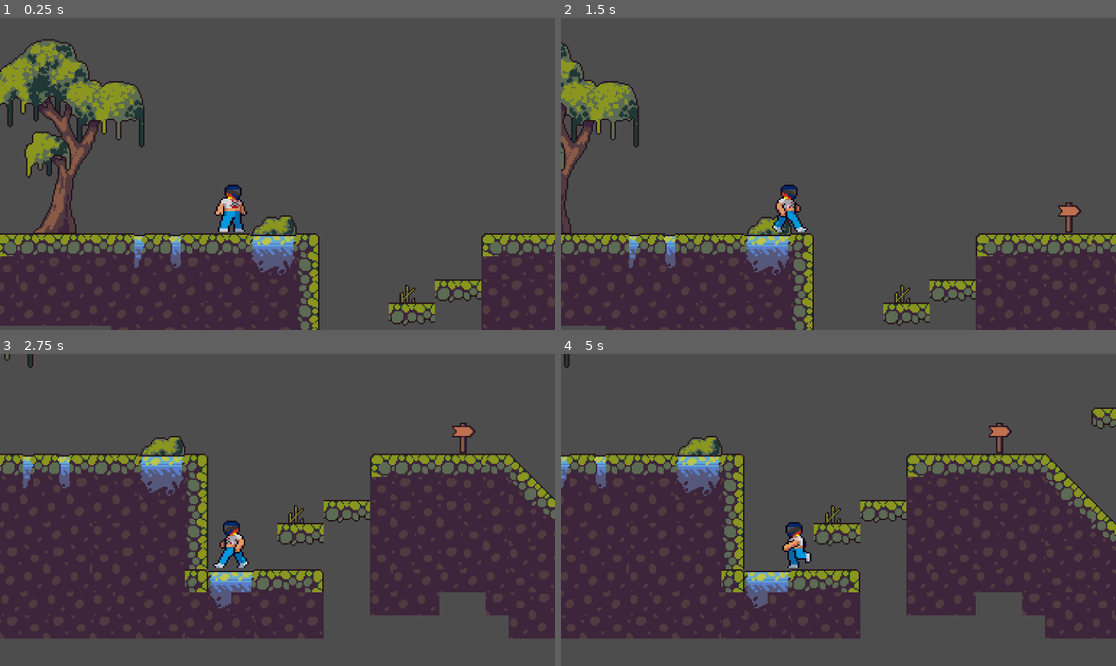
Above: before the commit, frames 1-4 (two rows, left to right).
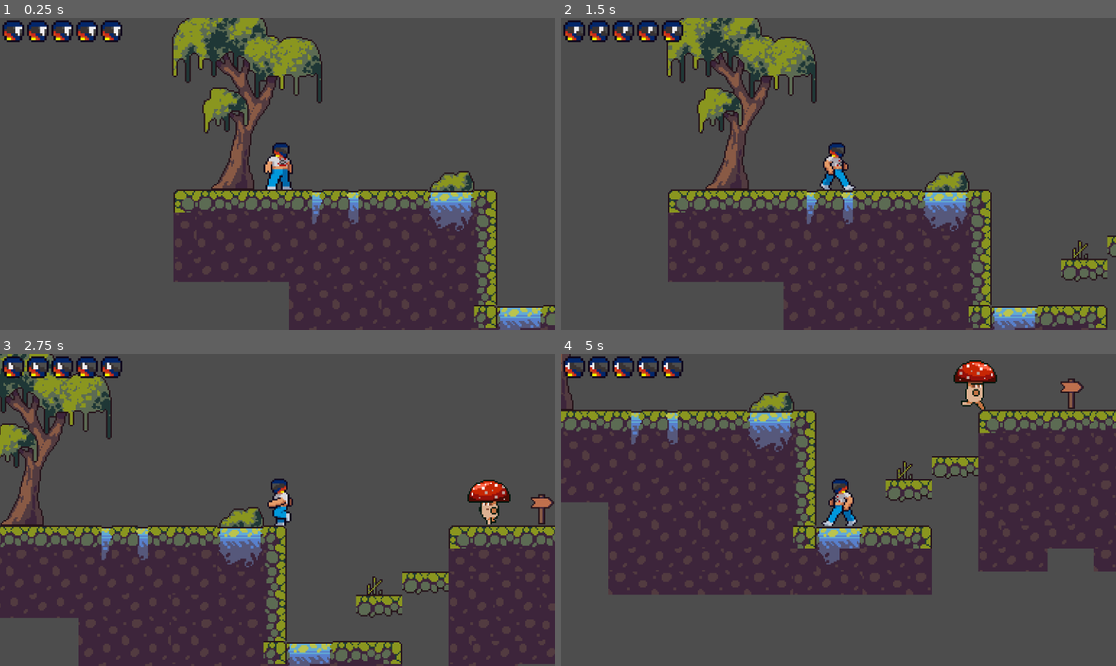
Above: after the commit, the same moments.

Repository: ThallesHR/MotoboiGame
Game: Godot game, scene res://personagens.tscn
The game is run twice, just before and just after one commit, with the same random seed, the same clock (stepped at 60 frames per second) and the same inputs.
Inputs:
- Up to frame 1 (0.25 s): no input
- Up to frame 2 (1.5 s): tap Enter (ui_accept) at 0.5, 0.77 s; hold Right (ui_right) from 0.53 s (still down)
- Up to frame 3 (2.75 s): tap Enter (ui_accept) at 1.52 s; release Right (ui_right) at 2.03 s; hold Left (ui_left) from 2.03 s (still down)
- Up to frame 4 (5 s): release Left (ui_left) at 2.78 s; hold Right (ui_right) 2.78-4.28 s; tap Enter (ui_accept) at 3.02, 3.77, 4.52 s; hold Left (ui_left) from 4.28 s (still down)

The runs differ from the first frame. In frame 1, 46% of the frame differs, in the area x 0-100%, y 0-100%; in frame 2, 43%; in frame 3, 40%; in frame 4, 44%.

Commit message:
new life system

Diff:
--- /dev/null
+++ b/motoboi estavel/godotgame-main/gui/hearth.gd
@@ -0,0 +1,14 @@
+extends Panel
+@onready var sprite = $AnimatedSprite2D
+func _ready():
+	sprite.play("hearth_max")
+
+func update(whole:bool):
+	if whole: sprite.play("hearth_max")
+	else:
+		sprite.play("hearth_damage")
+		await sprite.animation_finished
+		sprite.play("hearth_nolife")
+
+func set_empty():
+	sprite.play("hearth_nolife")
--- /dev/null
+++ b/motoboi estavel/godotgame-main/gui/hearth.tscn
@@ -0,0 +1,80 @@
+[gd_scene load_steps=14 format=3 uid="uid://djataakiii0sc"]
+
+[ext_resource type="Texture2D" uid="uid://b1py05scpx52g" path="res://gui/hearths/hearths0.png" id="1_h3v0s"]
+[ext_resource type="Script" uid="uid://dnmo2i8v8pdpf" path="res://gui/hearth.gd" id="1_tkmg8"]
+[ext_resource type="Texture2D" uid="uid://chp2imrgbg6vq" path="res://gui/hearths/hurt/hurt0.png" id="2_rv0x0"]
+[ext_resource type="Texture2D" uid="uid://bwi336vyiss3s" path="res://gui/hearths/hearths1.png" id="2_tkmg8"]
+[ext_resource type="Texture2D" uid="uid://cfdkmb4o77koa" path="res://gui/hearths/hearths2.png" id="3_uhafw"]
+[ext_resource type="Texture2D" uid="uid://c64d4xs6kwxfk" path="res://gui/hearths/hurt/hurt1.png" id="3_urj0l"]
+[ext_resource type="Texture2D" uid="uid://di4yajujrf10b" path="res://gui/hearths/hurt/hurt2.png" id="4_vd5w1"]
+[ext_resource type="Texture2D" uid="uid://fa7j6prxcnwm" path="res://gui/hearths/hearths3.png" id="4_vupku"]
+[ext_resource type="Texture2D" uid="uid://dpufg24np1kkm" path="res://gui/hearths/hearths4.png" id="5_0v6iq"]
+[ext_resource type="Texture2D" uid="uid://bmedaumx1pooj" path="res://gui/hearths/hurt/hurt3.png" id="5_76wgm"]
+[ext_resource type="Texture2D" uid="uid://qlomh7shqs80" path="res://gui/hearths/hurt/hurt4.png" id="6_o55n2"]
+[ext_resource type="Texture2D" uid="uid://b8usv8v84i8rk" path="res://gui/hearths/nolife.png" id="12_urj0l"]
+
+[sub_resource type="SpriteFrames" id="SpriteFrames_3ai6f"]
+animations = [{
+"frames": [{
+"duration": 1.0,
+"texture": ExtResource("2_rv0x0")
+}, {
+"duration": 1.0,
+"texture": ExtResource("3_urj0l")
+}, {
+"duration": 1.0,
+"texture": ExtResource("4_vd5w1")
+}, {
+"duration": 1.0,
+"texture": ExtResource("5_76wgm")
+}, {
+"duration": 1.0,
+"texture": ExtResource("6_o55n2")
+}],
+"loop": false,
+"name": &"hearth_damage",
+"speed": 4.0
+}, {
+"frames": [{
+"duration": 1.0,
+"texture": ExtResource("1_h3v0s")
+}, {
+"duration": 1.0,
+"texture": ExtResource("2_tkmg8")
+}, {
+"duration": 1.0,
+"texture": ExtResource("3_uhafw")
+}, {
+"duration": 1.0,
+"texture": ExtResource("4_vupku")
+}, {
+"duration": 1.0,
+"texture": ExtResource("5_0v6iq")
+}],
+"loop": true,
+"name": &"hearth_max",
+"speed": 5.0
+}, {
+"frames": [{
+"duration": 1.0,
+"texture": ExtResource("12_urj0l")
+}],
+"loop": true,
+"name": &"hearth_nolife",
+"speed": 5.0
+}]
+
+[node name="HearthGui" type="Panel"]
+self_modulate = Color(1, 1, 1, 0)
+custom_minimum_size = Vector2(11, 11)
+offset_right = 11.0
+offset_bottom = 11.0
+script = ExtResource("1_tkmg8")
+
+[node name="AnimatedSprite2D" type="AnimatedSprite2D" parent="."]
+scale = Vector2(4.5833335, 4.5833335)
+sprite_frames = SubResource("SpriteFrames_3ai6f")
+animation = &"hearth_damage"
+frame = 4
+frame_progress = 1.0
+centered = false
--- /dev/null
+++ b/motoboi estavel/godotgame-main/gui/hearts_container.gd
@@ -0,0 +1,30 @@
+extends HBoxContainer
+@onready var HeartGuiClass = preload("res://gui/hearth.tscn")
+var _current_value: int = 0
+
+func SetMaxHearths(maxv:int):
+	for i in range(maxv):
+		var heart = HeartGuiClass.instantiate()
+		add_child(heart)
+	_current_value = maxv
+
+func UpdateHearts(currentv:int):
+	var Hearts =get_children()
+	var previous_value = _current_value
+
+	if currentv == previous_value:
+		return
+	if currentv > previous_value:
+		for i in range(previous_value,currentv):
+			Hearts[i].update(true)
+
+	else:
+		var heart_index_to_animate = previous_value - 1
+		Hearts[heart_index_to_animate].update(false)
+
+
+		for i in range(previous_value - 2, currentv - 1, -1):
+			Hearts[i].set_empty()
+
+
+	_current_value = currentv
--- /dev/null
+++ b/motoboi estavel/godotgame-main/gui/hearts_container.tscn
@@ -0,0 +1,10 @@
+[gd_scene load_steps=2 format=3 uid="uid://c7ae4moqitd3y"]
+
+[ext_resource type="Script" uid="uid://bye3hbdcvvhgw" path="res://gui/hearts_container.gd" id="1_skrqm"]
+
+[node name="heartsContainer" type="HBoxContainer"]
+layout_direction = 2
+offset_right = 255.0
+offset_bottom = 53.0
+theme_override_constants/separation = 40
+script = ExtResource("1_skrqm")
--- /dev/null
+++ b/motoboi estavel/godotgame-main/mushroom.gd
@@ -0,0 +1,98 @@
+extends CharacterBody2D
+var gravidade = ProjectSettings.get_setting("physics/2d/default_gravity")
+enum Estados{
+	PATRULHA,CACADA
+}
+var velocidade :float = 20.0
+var aceleracao: float = 20
+var estado_atual = Estados.PATRULHA
+var velocidade_maxima_x: float = 80.0
+var direcao = -1
+var player :CharacterBody2D = null
+@onready var AreaPlayer:Area2D = $Area2D
+@onready var timer:Timer = $Timer
+@onready var timerVira:Timer = $Timer2
+@onready var sprite:AnimatedSprite2D = $AnimatedSprite2D
+var pode_virar: bool = true
+func _ready():
+	$AnimatedSprite2D.play("idle_mush")
+func _physics_process(delta):
+	if not is_on_floor():
+		velocity.y += gravidade *delta
+	if estado_atual == Estados.PATRULHA:
+		patrulha()
+	elif estado_atual == Estados.CACADA:
+		cacada()
+
+	move_and_slide()
+
+func patrulha():
+		if estado_atual == Estados.PATRULHA:
+			if is_on_wall()and pode_virar == true:
+				direcao *= -1
+				pode_virar = false
+				$Timer2.start()
+			velocity.x = direcao * velocidade
+			if direcao == 1:
+				sprite.flip_h = true
+			if direcao == -1:
+				sprite.flip_h = false
+
+			$AnimatedSprite2D.play("run_mush")
+
+
+func _on_timer_timeout():
+	direcao = direcao * -1
+	estado_atual = Estados.PATRULHA
+	timer.start()
+
+
+func _on_timer_2_timeout():
+	pode_virar = true
+
+func cacada():
+	if estado_atual == Estados.CACADA:
+		if player == null:
+			estado_atual = Estados.PATRULHA
+			return
+
+		timer.stop()
+
+		var pos_inimigo = self.global_position
+		var pos_player = player.global_position
+		var vetor_direcao = pos_player - pos_inimigo
+		var direcao_calculada = sign(vetor_direcao.x)
+
+		print("==================")
+		print("Pos Player: ", pos_player.x)
+		print("Pos Inimigo: ", pos_inimigo.x)
+		print("Vetor (Player - Inimigo): ", vetor_direcao.x)
+		print("DIREÇÃO FINAL CALCULADA: ", direcao_calculada)
+
+		if direcao_calculada != 0:
+			direcao = direcao_calculada
+
+
+		velocity.x = direcao * velocidade_maxima_x
+		if direcao == 1:
+			sprite.flip_h = true
+		elif direcao == -1:
+				sprite.flip_h = false
+
+		$AnimatedSprite2D.play("run_mush")
+
+
+
+func _on_area_2d_body_entered(body):
+	if body.is_in_group("Player"):
+		print("Entrou na area")
+		player = body
+		estado_atual = Estados.CACADA
+
+
+
+func _on_area_2d_body_exited(body):
+	if body == player:
+		print("Saiu da area")
+		player = null
+		estado_atual = Estados.PATRULHA
--- /dev/null
+++ b/motoboi estavel/godotgame-main/mushroom.tscn
@@ -0,0 +1,164 @@
+[gd_scene load_steps=22 format=3 uid="uid://b2rbuum3im4b8"]
+
+[ext_resource type="Script" uid="uid://rr2g55f8xre" path="res://mushroom.gd" id="1_jg55k"]
+[ext_resource type="Texture2D" uid="uid://gs8gc8cjqt3g" path="res://monsters/Mushroom-Idle.png" id="1_ke5i0"]
+[ext_resource type="Texture2D" uid="uid://cuu5cb6cjwuew" path="res://monsters/Mushroom-Run.png" id="2_pl5ep"]
+
+[sub_resource type="AtlasTexture" id="AtlasTexture_jg55k"]
+atlas = ExtResource("1_ke5i0")
+region = Rect2(0, 0, 80, 64)
+
+[sub_resource type="AtlasTexture" id="AtlasTexture_4gvq0"]
+atlas = ExtResource("1_ke5i0")
+region = Rect2(80, 0, 80, 64)
+
+[sub_resource type="AtlasTexture" id="AtlasTexture_5rjv2"]
+atlas = ExtResource("1_ke5i0")
+region = Rect2(160, 0, 80, 64)
+
+[sub_resource type="AtlasTexture" id="AtlasTexture_uxf4e"]
+atlas = ExtResource("1_ke5i0")
+region = Rect2(240, 0, 80, 64)
+
+[sub_resource type="AtlasTexture" id="AtlasTexture_jokqs"]
+atlas = ExtResource("1_ke5i0")
+region = Rect2(320, 0, 80, 64)
+
+[sub_resource type="AtlasTexture" id="AtlasTexture_6byal"]
+atlas = ExtResource("1_ke5i0")
+region = Rect2(400, 0, 80, 64)
+
+[sub_resource type="AtlasTexture" id="AtlasTexture_wr5pi"]
+atlas = ExtResource("1_ke5i0")
+region = Rect2(480, 0, 80, 64)
+
+[sub_resource type="AtlasTexture" id="AtlasTexture_mbs7r"]
+atlas = ExtResource("2_pl5ep")
+region = Rect2(0, 0, 80, 64)
+
+[sub_resource type="AtlasTexture" id="AtlasTexture_7gwmg"]
+atlas = ExtResource("2_pl5ep")
+region = Rect2(80, 0, 80, 64)
+
+[sub_resource type="AtlasTexture" id="AtlasTexture_eeiv3"]
+atlas = ExtResource("2_pl5ep")
+region = Rect2(160, 0, 80, 64)
+
+[sub_resource type="AtlasTexture" id="AtlasTexture_11t0p"]
+atlas = ExtResource("2_pl5ep")
+region = Rect2(240, 0, 80, 64)
+
+[sub_resource type="AtlasTexture" id="AtlasTexture_fco54"]
+atlas = ExtResource("2_pl5ep")
+region = Rect2(320, 0, 80, 64)
+
+[sub_resource type="AtlasTexture" id="AtlasTexture_8qj5l"]
+atlas = ExtResource("2_pl5ep")
+region = Rect2(400, 0, 80, 64)
+
+[sub_resource type="AtlasTexture" id="AtlasTexture_maw5c"]
+atlas = ExtResource("2_pl5ep")
+region = Rect2(480, 0, 80, 64)
+
+[sub_resource type="AtlasTexture" id="AtlasTexture_awyqj"]
+atlas = ExtResource("2_pl5ep")
+region = Rect2(560, 0, 80, 64)
+
+[sub_resource type="SpriteFrames" id="SpriteFrames_3ovua"]
+animations = [{
+"frames": [{
+"duration": 1.0,
+"texture": SubResource("AtlasTexture_jg55k")
+}, {
+"duration": 1.0,
+"texture": SubResource("AtlasTexture_4gvq0")
+}, {
+"duration": 1.0,
+"texture": SubResource("AtlasTexture_5rjv2")
+}, {
+"duration": 1.0,
+"texture": SubResource("AtlasTexture_uxf4e")
+}, {
+"duration": 1.0,
+"texture": SubResource("AtlasTexture_jokqs")
+}, {
+"duration": 1.0,
+"texture": SubResource("AtlasTexture_6byal")
+}, {
+"duration": 1.0,
+"texture": SubResource("AtlasTexture_wr5pi")
+}],
+"loop": true,
+"name": &"idle_mush",
+"speed": 5.0
+}, {
+"frames": [{
+"duration": 1.0,
+"texture": SubResource("AtlasTexture_mbs7r")
+}, {
+"duration": 1.0,
+"texture": SubResource("AtlasTexture_7gwmg")
+}, {
+"duration": 1.0,
+"texture": SubResource("AtlasTexture_eeiv3")
+}, {
+"duration": 1.0,
+"texture": SubResource("AtlasTexture_11t0p")
+}, {
+"duration": 1.0,
+"texture": SubResource("AtlasTexture_fco54")
+}, {
+"duration": 1.0,
+"texture": SubResource("AtlasTexture_8qj5l")
+}, {
+"duration": 1.0,
+"texture": SubResource("AtlasTexture_maw5c")
+}, {
+"duration": 1.0,
+"texture": SubResource("AtlasTexture_awyqj")
+}],
+"loop": true,
+"name": &"run_mush",
+"speed": 5.0
+}]
+
+[sub_resource type="CapsuleShape2D" id="CapsuleShape2D_c6upu"]
+radius = 14.0
+
+[sub_resource type="RectangleShape2D" id="RectangleShape2D_pl5ep"]
+size = Vector2(193, 48)
+
+[node name="Enemy" type="CharacterBody2D"]
+collision_layer = 3
+script = ExtResource("1_jg55k")
+
+[node name="AnimatedSprite2D" type="AnimatedSprite2D" parent="."]
+position = Vector2(0, -16)
+sprite_frames = SubResource("SpriteFrames_3ovua")
+animation = &"idle_mush"
+frame_progress = 0.20440064
+
+[node name="CollisionShape2D" type="CollisionShape2D" parent="."]
+light_mask = 3
+visibility_layer = 3
+scale = Vector2(1.1, 1.1)
+shape = SubResource("CapsuleShape2D_c6upu")
+
+[node name="Area2D" type="Area2D" parent="."]
+
+[node name="CollisionShape2D" type="CollisionShape2D" parent="Area2D"]
+position = Vector2(-1, 1)
+shape = SubResource("RectangleShape2D_pl5ep")
+
+[node name="Timer" type="Timer" parent="."]
+wait_time = 10.0
+autostart = true
+
+[node name="Timer2" type="Timer" parent="."]
+wait_time = 0.2
+one_shot = true
+
+[connection signal="body_entered" from="Area2D" to="." method="_on_area_2d_body_entered"]
+[connection signal="body_exited" from="Area2D" to="." method="_on_area_2d_body_exited"]
+[connection signal="timeout" from="Timer" to="." method="_on_timer_timeout"]
+[connection signal="timeout" from="Timer2" to="." method="_on_timer_2_timeout"]
--- a/motoboi estavel/godotgame-main/personagens.tscn
+++ b/motoboi estavel/godotgame-main/personagens.tscn
@@ -1,6 +1,7 @@
-[gd_scene load_steps=45 format=3 uid="uid://bu4tois6ahmb1"]
+[gd_scene load_steps=47 format=3 uid="uid://bu4tois6ahmb1"]
 
 [ext_resource type="Texture2D" uid="uid://dwuole3yliwjl" path="res://walk/boi0.png" id="1_21d44"]
+[ext_resource type="Script" uid="uid://cx8jtg2qsdmvw" path="res://world.gd" id="1_ky6ig"]
 [ext_resource type="Texture2D" uid="uid://se1ydmaf626k" path="res://run/sprite_17.png" id="1_mrc2g"]
 [ext_resource type="Texture2D" uid="uid://578qlv4tdofg" path="res://run/sprite_18.png" id="2_p405d"]
 [ext_resource type="Texture2D" uid="uid://de4dkvasdfkqw" path="res://walk/boi1.png" id="2_ypixw"]
@@ -34,27 +35,11 @@
 [ext_resource type="Texture2D" uid="uid://d1rfdlbd0i1fp" path="res://tile objetos/1_placa.png" id="34_gky4a"]
 [ext_resource type="Texture2D" uid="uid://ddh0gd00qbxvh" path="res://tile objetos/1_bushe.png" id="35_je5bm"]
 [ext_resource type="Texture2D" uid="uid://dxjyvqwa6ui8j" path="res://tile objetos/1_stone.png" id="38_5g0dc"]
+[ext_resource type="PackedScene" uid="uid://b2rbuum3im4b8" path="res://mushroom.tscn" id="38_86t5f"]
 [ext_resource type="Texture2D" uid="uid://bbb65eqhydmx4" path="res://tile objetos/1_tree.png" id="39_054te"]
+[ext_resource type="PackedScene" uid="uid://c7ae4moqitd3y" path="res://gui/hearts_container.tscn" id="39_uoiog"]
 [ext_resource type="Texture2D" uid="uid://bld6yx5px2ka7" path="res://tile objetos/1_willow.png" id="40_fjv3o"]
 [ext_resource type="Texture2D" uid="uid://4y8qvf4n1kla" path="res://tile objetos/2_grass.png" id="41_0yxoc"]
-
-[sub_resource type="GDScript" id="GDScript_s3ttr"]
-script/source = "extends Node2D
-
-
-# Called when the node enters the scene tree for the first time.
-func _ready() -> void:
-	pass # Replace with function body.
-
-
-# Called every frame. 'delta' is the elapsed time since the previous frame.
-func _process(delta: float) -> void:
-	pass
-
-
-func _on_area_2d_body_entered(body: Node2D) -> void:
-	pass # Replace with function body.
-"
 
 [sub_resource type="GDScript" id="GDScript_7waos"]
 script/source = "extends CanvasLayer
@@ -79,18 +64,26 @@
 var aceleracao:float = 100
 var desaceleracao:float = 600
 var gravidade:float
-var jump_height:float = 100
+var jump_height:float = 50
 var pulo_speed:float = 200
 var time_apice_pulo:float = 0.3
 var velocidade_maxima_x:float = 100
 var velocidade_maxima_y:float = 700
 
+
+@export var vida_maxima: int = 5
+@onready var  vida_atual = vida_maxima
+
+signal healthChange
+
+
 func _ready():
 	$AnimatedSprite2D.play(\"idle\")
 	pulo_speed = (jump_height*2) / time_apice_pulo
 	gravidade = (jump_height*2) / pow(time_apice_pulo, 2)
 
 func _physics_process(delta):
+	print(vida_atual )
 	velocity.y += gravidade * delta
 
 	if Input.is_action_pressed(\"ui_left\"):
@@ -115,6 +108,10 @@
 
 	if Input.is_action_just_pressed(\"ui_jump\") and is_on_floor():
 		velocity.y = -pulo_speed
+		if vida_atual == 0:
+			vida_atual = vida_maxima
+		vida_atual -=1
+		healthChange.emit(vida_atual)
 
 	move_and_slide()
 
@@ -697,7 +694,7 @@
 sources/0 = SubResource("TileSetAtlasSource_p405d")
 
 [node name="Node2D" type="Node2D"]
-script = SubResource("GDScript_s3ttr")
+script = ExtResource("1_ky6ig")
 
 [node name="CanvasLayer" type="CanvasLayer" parent="."]
 process_mode = 3
@@ -788,29 +785,34 @@
 position = Vector2(801, 188)
 texture = ExtResource("26_v0hbj")
 
-[node name="CharacterBody2D" type="CharacterBody2D" parent="."]
-position = Vector2(-339, -314)
+[node name="CharacterBody2D" type="CharacterBody2D" parent="." groups=["Player"]]
+position = Vector2(72, 205)
 script = SubResource("GDScript_b3p1w")
 
 [node name="AnimatedSprite2D" type="AnimatedSprite2D" parent="CharacterBody2D"]
-position = Vector2(501, 525)
 scale = Vector2(1.18824, 1.0863)
 sprite_frames = SubResource("SpriteFrames_46pr7")
-animation = &"animation_fall"
-frame_progress = 0.32437
+animation = &"idle"
 
 [node name="CollisionShape2D" type="CollisionShape2D" parent="CharacterBody2D"]
-position = Vector2(500, 522.516)
+position = Vector2(1, -4)
 shape = SubResource("RectangleShape2D_yoix2")
 
 [node name="Camera2D" type="Camera2D" parent="CharacterBody2D"]
-position = Vector2(534, 496)
+visible = false
 zoom = Vector2(3, 3)
 
 [node name="TileMap" type="TileMap" parent="."]
 position = Vector2(0, 95)
 tile_set = SubResource("TileSet_25y4q")
 format = 2
-layer_0/tile_data = PackedInt32Array(851973, 131072, 4, 9175 …(3532 unchanged characters)… , 983068, 262144, 2, 131101, 786432, 0, 393245, 786432, 0, 655389, 983040, 9, 720925, 983040, 10, 786461, 851968, 10, 851997, 851968, 10, 917533, 851968, 11, 983069, 65536, 2, 131102, 851968, 0, 393246, 851968, 0, 720926, 65536, 0, 786462, 917504, 10, 851998, 917504, 10, 917534, 65536, 2, 983070, 131072, 2, 131103, 917504, 0, 393247, 917504, 0, 720927, 131072, 0, 786463,  …(9269 unchanged characters)…
+layer_0/tile_data = PackedInt32Array(851973, 131072, 4, 9175 …(3532 unchanged characters)… , 983068, 262144, 2, 131101, 786432, 0, 655389, 983040, 9, 720925, 983040, 10, 786461, 851968, 10, 851997, 851968, 10, 917533, 851968, 11, 983069, 65536, 2, 131102, 851968, 0, 720926, 65536, 0, 786462, 917504, 10, 851998, 917504, 10, 917534, 65536, 2, 983070, 131072, 2, 131103, 917504, 0, 720927, 131072, 0, 786463,  …(9269 unchanged characters)…
+
+[node name="Enemy" parent="." instance=ExtResource("38_86t5f")]
+position = Vector2(420, 205)
+
+[node name="CanvasLayer2" type="CanvasLayer" parent="."]
+
+[node name="heartsContainer" parent="CanvasLayer2" instance=ExtResource("39_uoiog")]
 
 [connection signal="pressed" from="CanvasLayer/Label/MarginContainer/VBoxContainer/Button" to="CanvasLayer" method="_on_button_pressed"]
--- /dev/null
+++ b/motoboi estavel/godotgame-main/world.gd
@@ -0,0 +1,8 @@
+extends Node2D
+@onready var HeartContainer = $CanvasLayer2/heartsContainer
+@onready var player = $CharacterBody2D
+
+func _ready():
+	HeartContainer.SetMaxHearths(player.vida_maxima)
+	HeartContainer.UpdateHearts(player.vida_atual)
+	player.healthChange.connect(HeartContainer.UpdateHearts)
Not shown, added: motoboi estavel/godotgame-main/gui/hearth.gd.uid
Binary file added: motoboi estavel/godotgame-main/gui/hearths/hearths0.png
Not shown, added: motoboi estavel/godotgame-main/gui/hearths/hearths0.png.import
Binary file added: motoboi estavel/godotgame-main/gui/hearths/hearths1.png
Not shown, added: motoboi estavel/godotgame-main/gui/hearths/hearths1.png.import
Binary file added: motoboi estavel/godotgame-main/gui/hearths/hearths2.png
Not shown, added: motoboi estavel/godotgame-main/gui/hearths/hearths2.png.import
Binary file added: motoboi estavel/godotgame-main/gui/hearths/hearths3.png
Not shown, added: motoboi estavel/godotgame-main/gui/hearths/hearths3.png.import
Binary file added: motoboi estavel/godotgame-main/gui/hearths/hearths4.png
Not shown, added: motoboi estavel/godotgame-main/gui/hearths/hearths4.png.import
Binary file added: motoboi estavel/godotgame-main/gui/hearths/hurt/hurt0.png
(and 16 more such lines)
